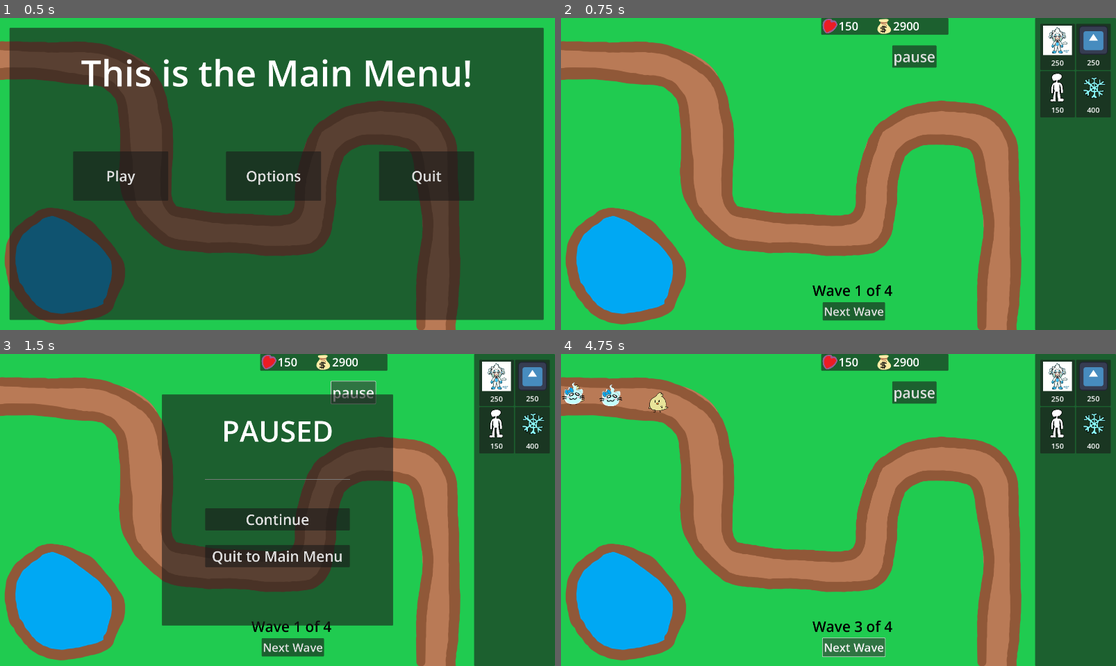
Above: before the commit, frames 1-4 (two rows, left to right).
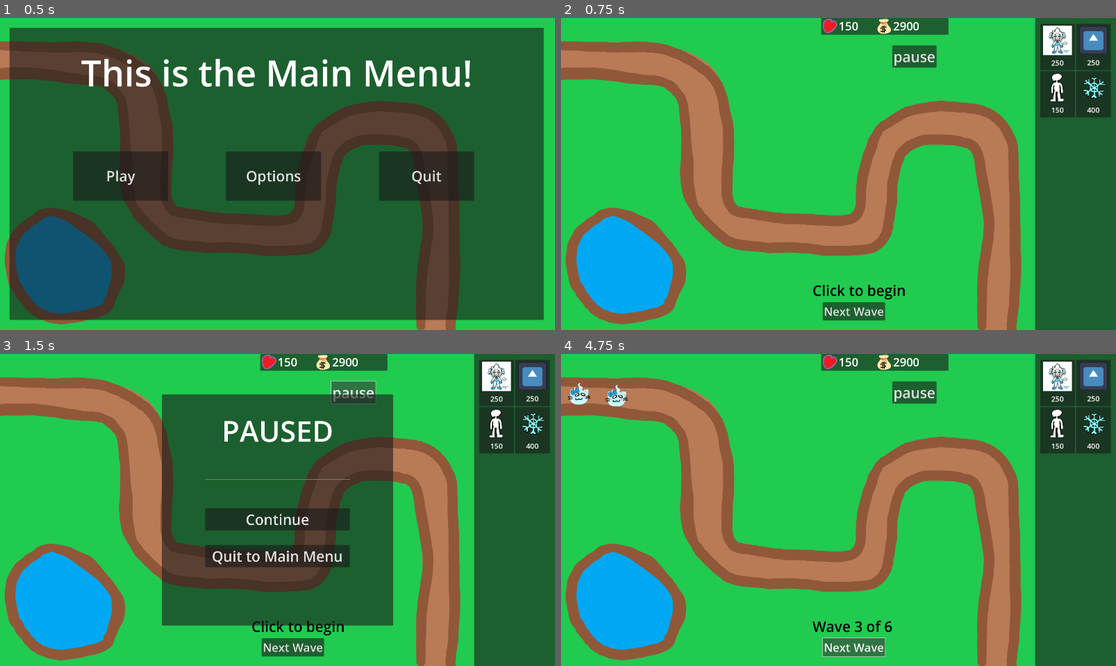
Above: after the commit, the same moments.

Repository: VitaminTree/Minki-Tower-Defense
Game: Godot game, scene res://UI/MainMenu.tscn
Two runs of this game, one before a commit and one after it. Both use one fixed random seed, a clock stepped at 60 frames per second and the inputs below. The engine's default icon, where the game draws it, is replaced by a stand-in: a white triangle on a blue panel in a dark square.
Inputs:
- Up to frame 1 (0.5 s): no input
- Up to frame 2 (0.75 s): click "Play" at 0.5 s
- Up to frame 3 (1.5 s): click "pause" at 1.25 s
- Up to frame 4 (4.75 s): click "Continue" at 2 s; click "Next Wave" at 2.75 s; click "Next Wave" at 3.5 s; click "Next Wave" at 4.25 s

Frame 1 is identical in both runs. In frame 2, 0.3% of the frame differs, in the area x 45-62%, y 85-91%; in frame 3, 0.3%; in frame 4, 0.6%, in the area x 0-60%, y 9-90%.

Commit message:
Added support for delays within wave spawns
By calling a new Spawn with only a Null enemy, the spawner will spawn nothing and wait the given amount of time before processing the next Spawn

Diff:
--- a/Scripts/PathSpawner.gd
+++ b/Scripts/PathSpawner.gd
@@ -11,18 +11,45 @@
 
 @onready
 var waves = [
+	# When the wave starts, it waits 1 second then spawns a wisp.
+	# It will repeat the wait-and-spawn 10 times
 	Wave.new([
 		Spawn.new(10, 1, [wispBasic])
+	]),
+	# A wave can have multiple Spawns.
+	# It will fully resolve the first Spawn before processing the next one.
+	Wave.new([
+		Spawn.new(5, 0.4, [wispBasic]),
+		Spawn.new(5, 0.4, [dragoonBasic])
+	]),
+	# This wave spawns a group of 5 wisps, then waits 3 seconds for the next group of 5.
+	#
+	# The spawner takes "repeat" x "interval" x "number of enemies" time in seconds to resolve the Spawn's instruction.
+	#
+	# For a Gap Spawn:
+	# If the first digit is 0, or the array is empty, then the spawner will not wait at all.
+	# if the first digit is greater than 1, or there are multiple nulls in the array,
+	# then, the spawner will wait for much longer than the Wait time given.
+	Wave.new([
+		Spawn.new(5, 0.3, [wispBasic]),
+		Spawn.new(1, 3, [null]),
+		Spawn.new(5, 0.3, [wispBasic]),
+		Spawn.new(1, 3, [null]),
+		Spawn.new(5, 0.3, [wispBasic])
 	]),
 	Wave.new([
 		Spawn.new(8, 0.5, [dragoonBasic])
 	]),
-	Wave.new([
-		Spawn.new(5, 0.4, [wispBasic]),
-		Spawn.new(5, 0.4, [dragoonBasic])
-	]),
+	# When the array has multiple enemies, it will look at the first index, spawn 1 enemy of that type,
+	# wait the given delay, then do the same for the next entry.
+	# Once it reaches the end of the array, it will repeat this until the array has been fully read
+	# the "repeat" number of times
 	Wave.new([
 		Spawn.new(20, 0.2, [wispBasic, dragoonBasic])
+	]),
+	# This wave spawns a wisp, a wisp, a dragoon, then repeats the pattern 14 more times
+	Wave.new([
+		Spawn.new(15, 0.2, [wispBasic, wispBasic, dragoonBasic])
 	])
 
 	]
@@ -45,6 +72,9 @@
 	# Set a timer and wait for it to end
 	get_node("Timer").start(seconds)
 	await get_node("Timer").timeout
+	# Write this down later
+	if not summon:
+		return
 	# Add PathFollow node for the enemy to use
 	var route = PathFollow2D.new()
 	route.rotates = false
--- a/main.tscn
+++ b/main.tscn
@@ -75,7 +75,7 @@
 offset_right = 1148.0
 offset_bottom = 980.0
 theme_override_font_sizes/font_size = 25
-text = "Wave 1 of 4"
+text = "Click to begin"
 label_settings = SubResource("LabelSettings_audou")
 
 [connection signal="mouse_entered" from="Track/Path" to="Track" method="_on_path_mouse_entered"]
